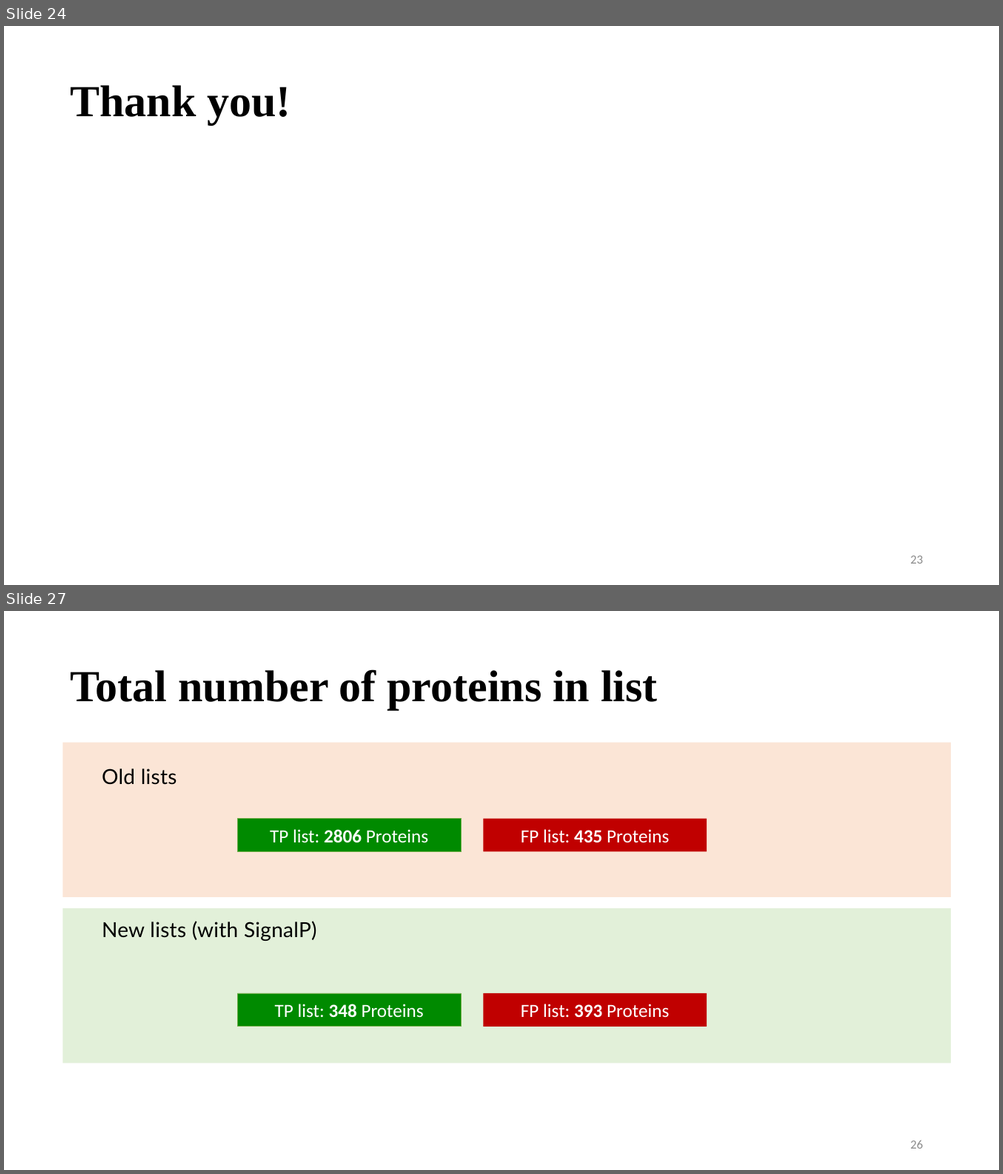
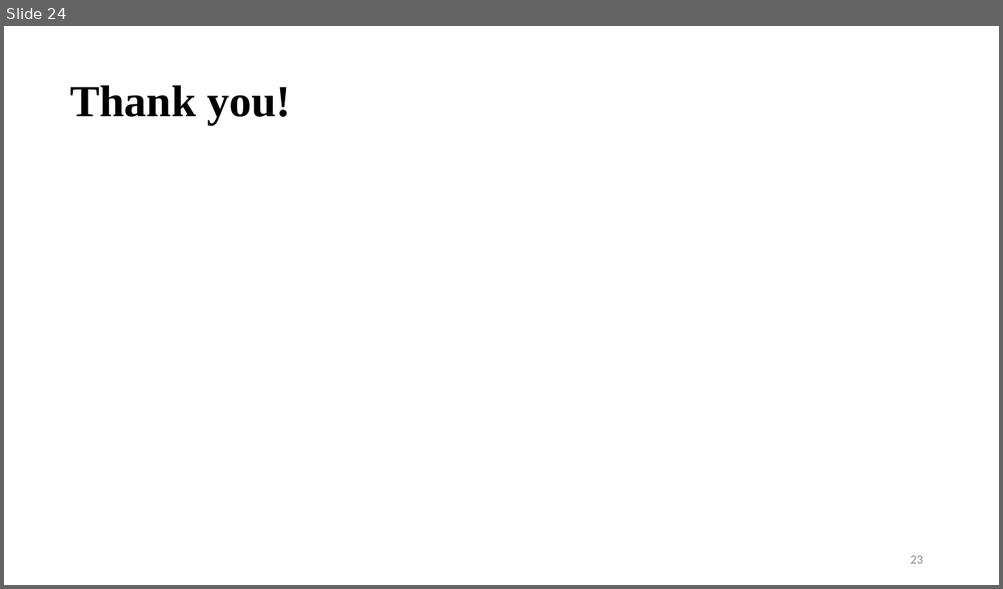
Before and after one commit to vinogradova-lab/cell-type-specific-proximity-labeling, a slide deck: docs/group_meeting_pp_turboid.pptx. Shown one above the other, each under a label of ours: slides 24 and 27 before the commit, slide 24 after it; the slides between them are not shown. The pictures are 1003x1174 and 1003x589 pixels, drawn with LibreOffice and Linux fonts; fonts in the diff are those of the drawing. Boxes give left, top, right and bottom in pixels: in the first picture for what was removed or moved away, otherwise in the second. Text is boxed around its words. In the diff, an @@ line names an element or a change of style, - is before the commit and + after.

```diff
--- a/docs/group_meeting_pp_turboid.pptx
+++ b/docs/group_meeting_pp_turboid.pptx
@@ slide 27 removed at [4,611,999,1170], background #FFFFFF @@
@@ text removed at [70,669,657,709] @@
-Total number of proteins in list
@@ rectangle removed at [63,742,950,897] @@
@@ text removed at [102,769,317,941] @@
-Old lists
-New lists (with SignalP)
@@ rectangle removed at [238,819,461,853] @@
-TP list: 2806 Proteins
@@ rectangle removed at [483,819,706,853] @@
-FP list: 435 Proteins
@@ rectangle removed at [63,908,950,1064] @@
@@ rectangle removed at [238,994,461,1028] @@
-TP list: 348 Proteins
@@ rectangle removed at [483,994,706,1028] @@
-FP list: 393 Proteins
@@ page number removed at [910,1141,922,1149] @@
-26
```
Also in this commit, not shown: 6 other slides removed, 1 other file.
